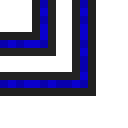
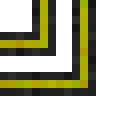
Layers edited between the first and the second w=128, h=128 image:
painted on "Visible" over (x1=0, y1=0, x2=96, y2=96)
